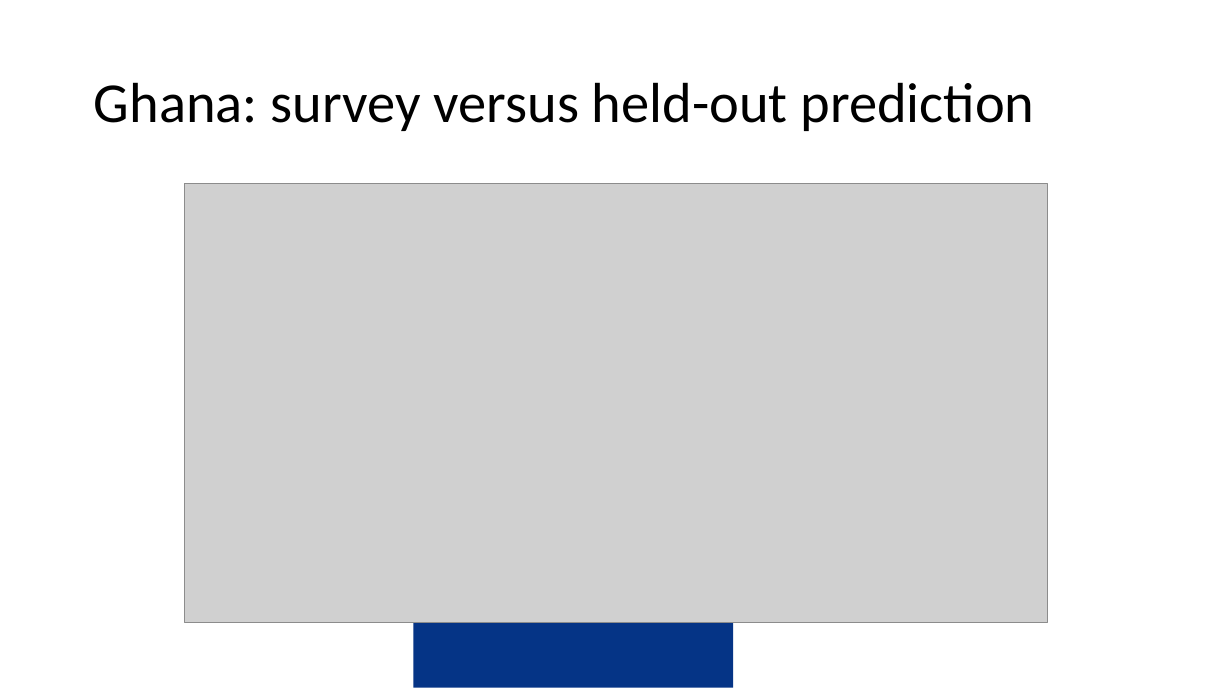
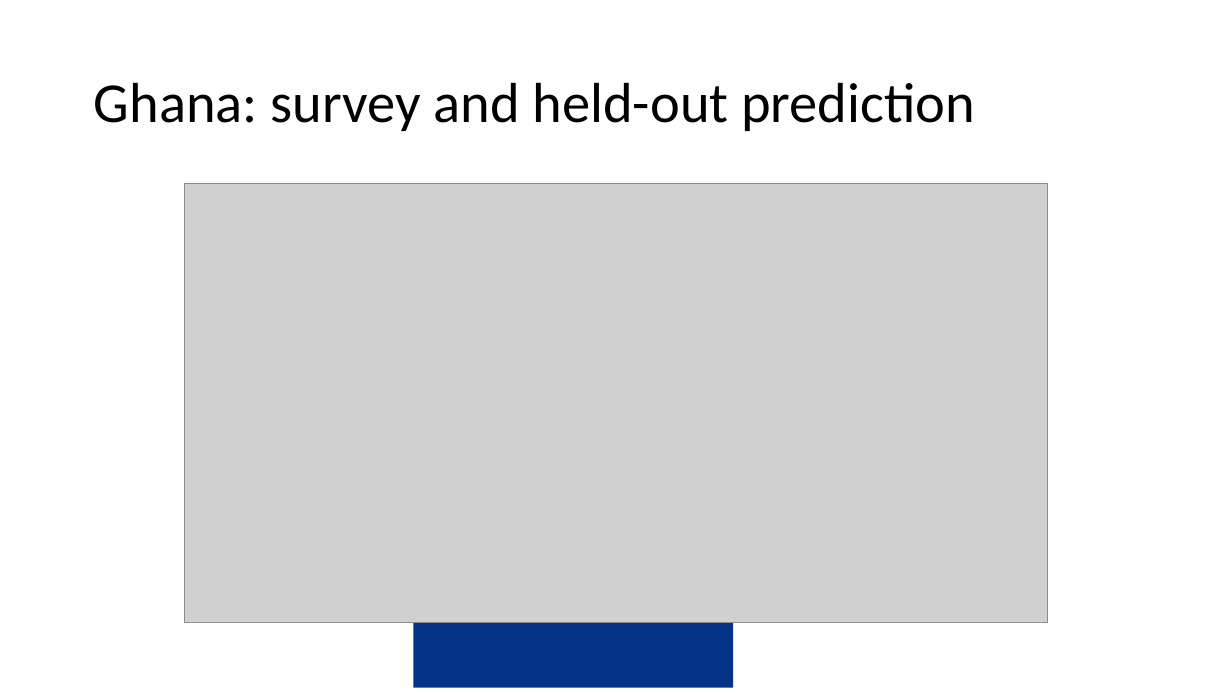
Before and after one commit to amertens/mn-prediction, a slide deck: slide 26 of docs/slides/MN-proxy-Ghana-presentation-2026-09.pptx (slide 21 before the commit). Drawn at 1232x693 pixels with LibreOffice and Linux fonts; fonts in the diff are those of the drawing; grey boxes stand for pictures; background and template pictures are left out. Boxes give left, top, right and bottom in pixels: in the first picture for what was removed or moved away, otherwise in the second. Text is boxed around its words. In the diff, an @@ line names an element or a change of style, - is before the commit and + after.

```diff
--- a/docs/slides/MN-proxy-Ghana-presentation-2026-09.pptx
+++ b/docs/slides/MN-proxy-Ghana-presentation-2026-09.pptx
@@ title at box(94, 82, 975, 131): text changed @@
-Ghana: survey versus held-out prediction
+Ghana: survey and held-out prediction
```
Also in this commit, not shown: 19 other slides changed, 30 slides added, 20 slides removed, 7 other files.
